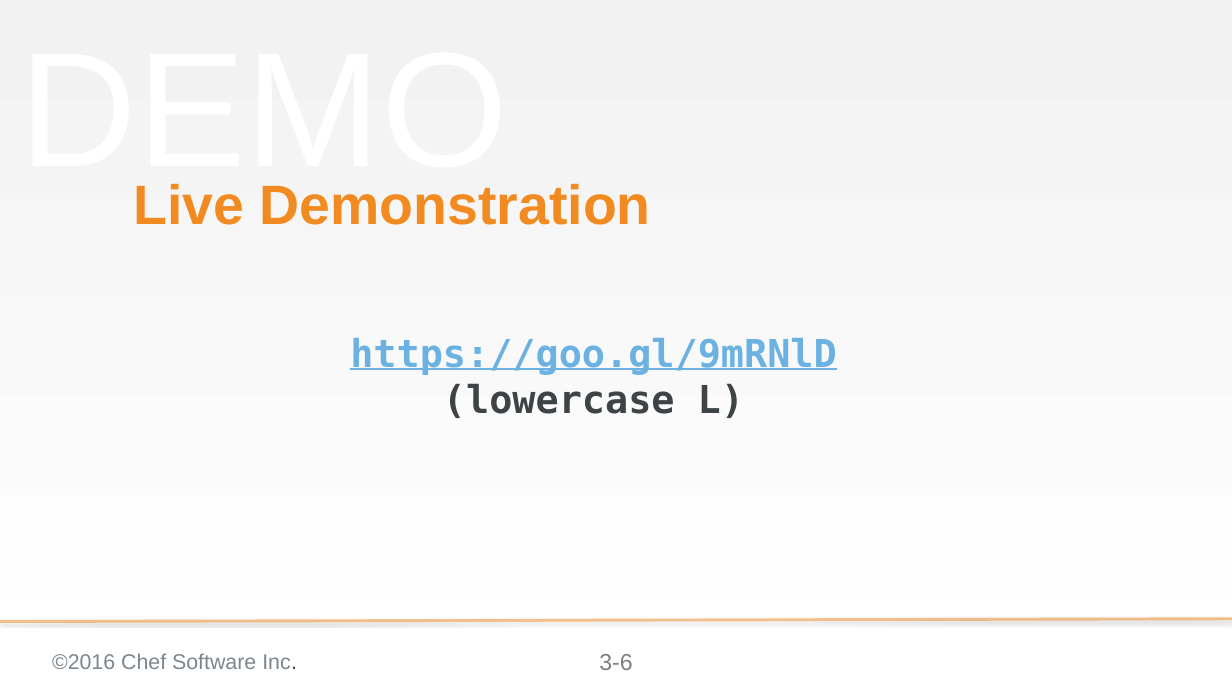
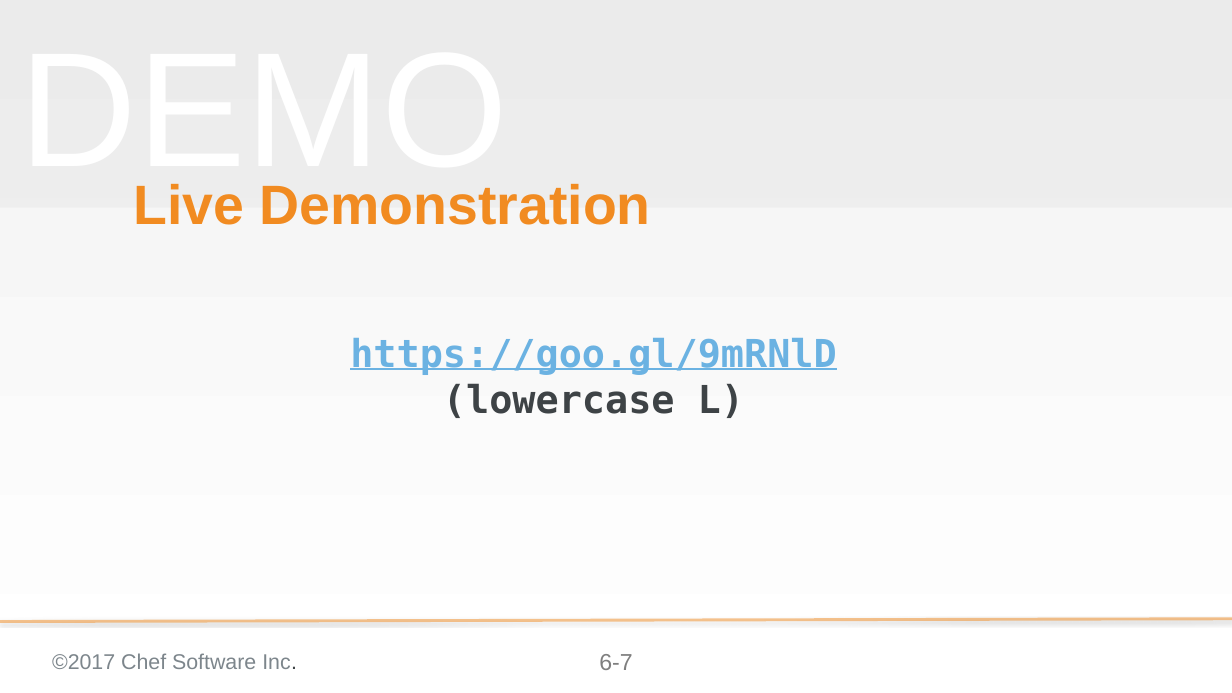
Before and after one commit to chef-training/elegant_tests, a slide deck: slide 7 of 06-shared_context.pptx (slide 6 before the commit). Drawn at 1232x693 pixels with LibreOffice and Linux fonts; fonts in the diff are those of the drawing; background and template pictures are left out. Boxes give left, top, right and bottom in pixels: in the first picture for what was removed or moved away, otherwise in the second. Text is boxed around its words. In the diff, an @@ line names an element or a change of style, - is before the commit and + after.

```diff
--- a/06-shared_context.pptx
+++ b/06-shared_context.pptx
@@ text at box(52, 653, 297, 669): text changed @@
-©2016 Chef Software Inc.
+©2017 Chef Software Inc.
@@ page number at box(599, 654, 632, 670): text changed @@
-3-6
+6-7
```
Also in this commit, not shown: 11 other slides changed, 1 slide added, 1 slide removed.
